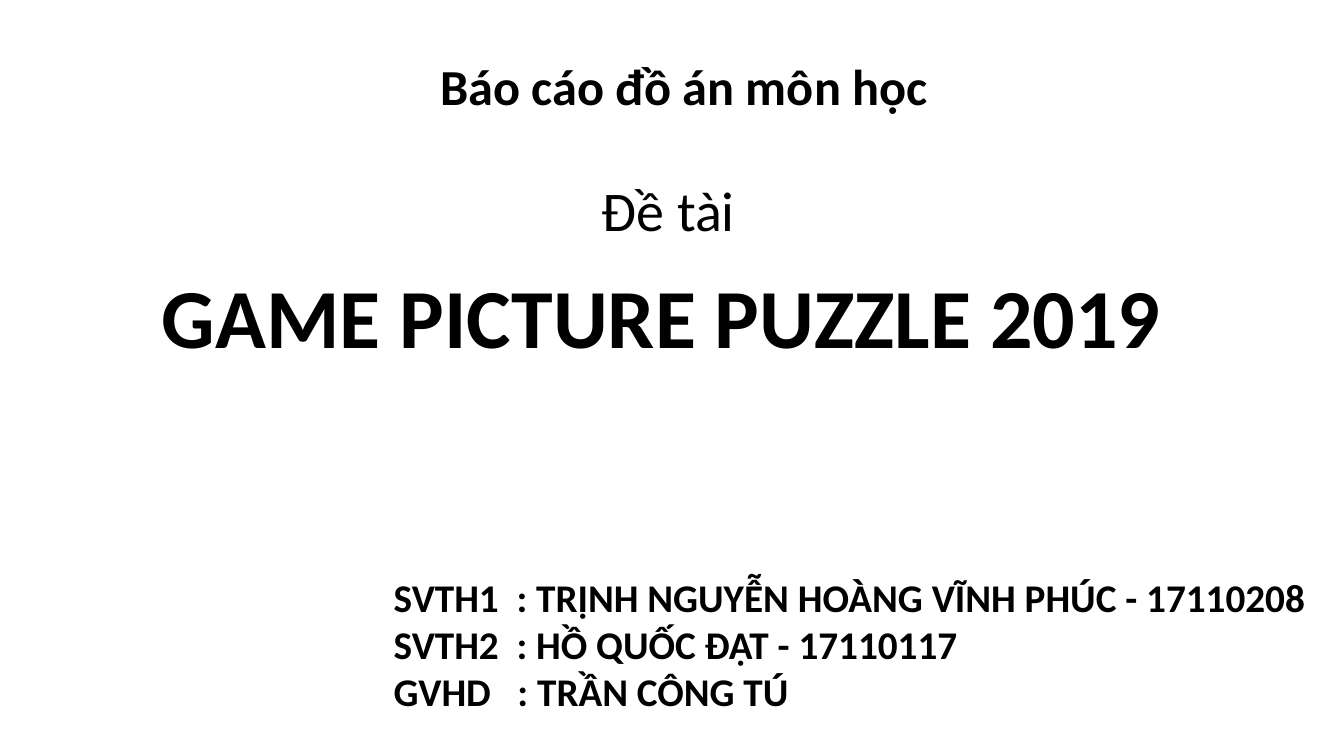
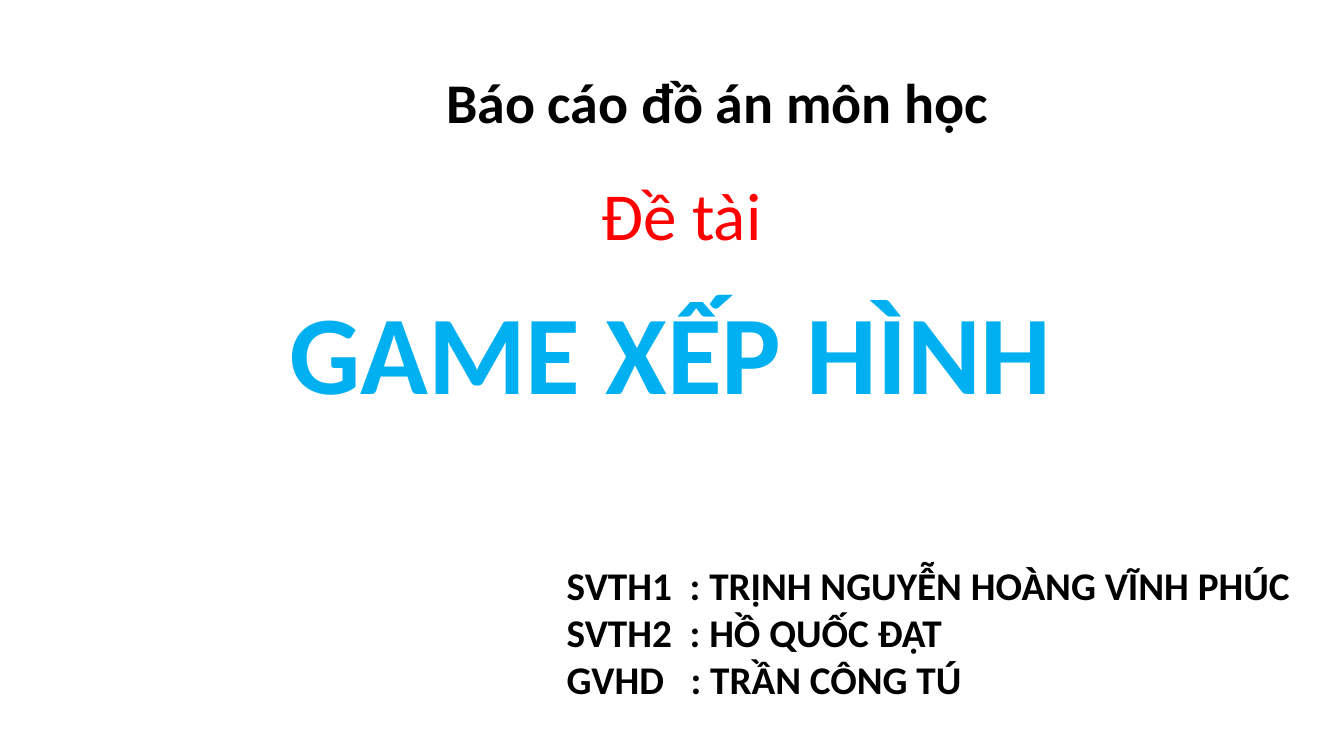
Before and after one commit to AlvinDMartin/Dat-Phuc-Doan1-GameXepHinh, a slide deck: slide 1 of Documents/Slide Bao Cao.pptx. Drawn at 1344x756 pixels with LibreOffice and Linux fonts; fonts in the diff are those of the drawing. Boxes give left, top, right and bottom in pixels: in the first picture for what was removed or moved away, otherwise in the second. Text is boxed around its words. In the diff, an @@ line names an element or a change of style, - is before the commit and + after.

```diff
--- a/Documents/Slide Bao Cao.pptx
+++ b/Documents/Slide Bao Cao.pptx
@@ text "Báo cáo đồ án môn ...": place and size @@
-text "Báo cáo đồ án môn ..." at <box>440,67,927,114</box>
+text "Báo cáo đồ án môn ..." at <box>446,80,987,133</box>
@@ text "Báo cáo đồ án môn ..." at <box>446,80,987,133</box>: size 36 to 40 pt @@
@@ text "Đề tài" at <box>602,189,761,241</box>: size 40 to 48 pt, text colour #000000 to #FF0000 @@
@@ text at <box>289,301,1052,395</box>: text changed; size 60 to 80 pt; text colour #000000 to #00B0F0 @@
-GAME PICTURE PUZZLE 2019
+GAME XẾP HÌNH
@@ text "SVTH1 : TRỊNH NGUYỄN HOÀNG ...": place and size @@
-text "SVTH1 : TRỊNH NGUYỄN HOÀNG ..." at <box>394,579,1305,707</box>
+text "SVTH1 : TRỊNH NGUYỄN HOÀNG ..." at <box>567,567,1290,695</box>
@@ text at <box>567,567,1290,654</box>: text changed @@
-SVTH1 : TRỊNH NGUYỄN HOÀNG VĨNH PHÚC - 17110208
-SVTH2 : HỒ QUỐC ĐẠT - 17110117
+SVTH1 : TRỊNH NGUYỄN HOÀNG VĨNH PHÚC
+SVTH2 : HỒ QUỐC ĐẠT
```
Also in this commit, not shown: 13 other slides changed, 5 slides added, 3 slides removed.
